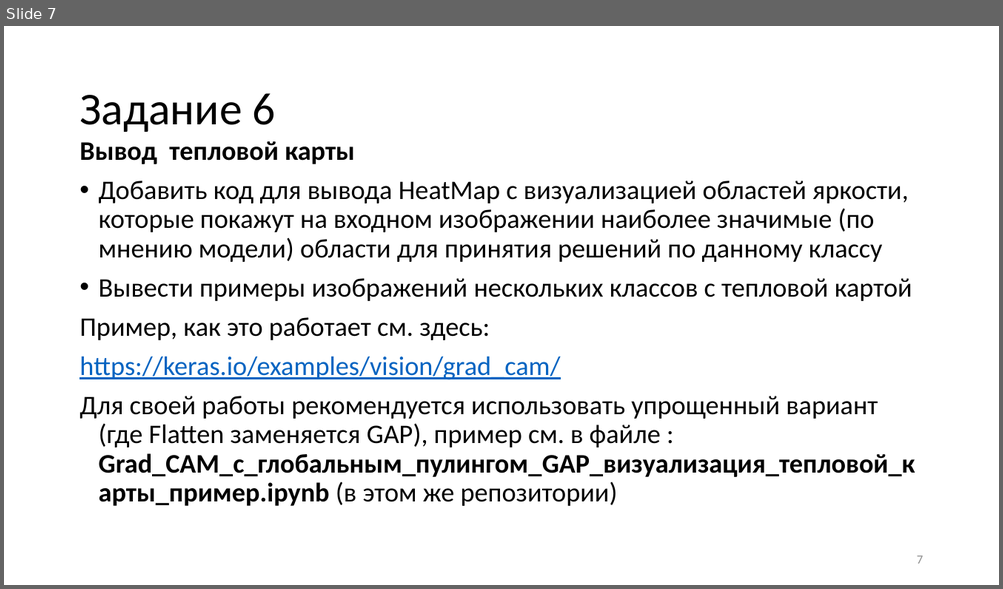
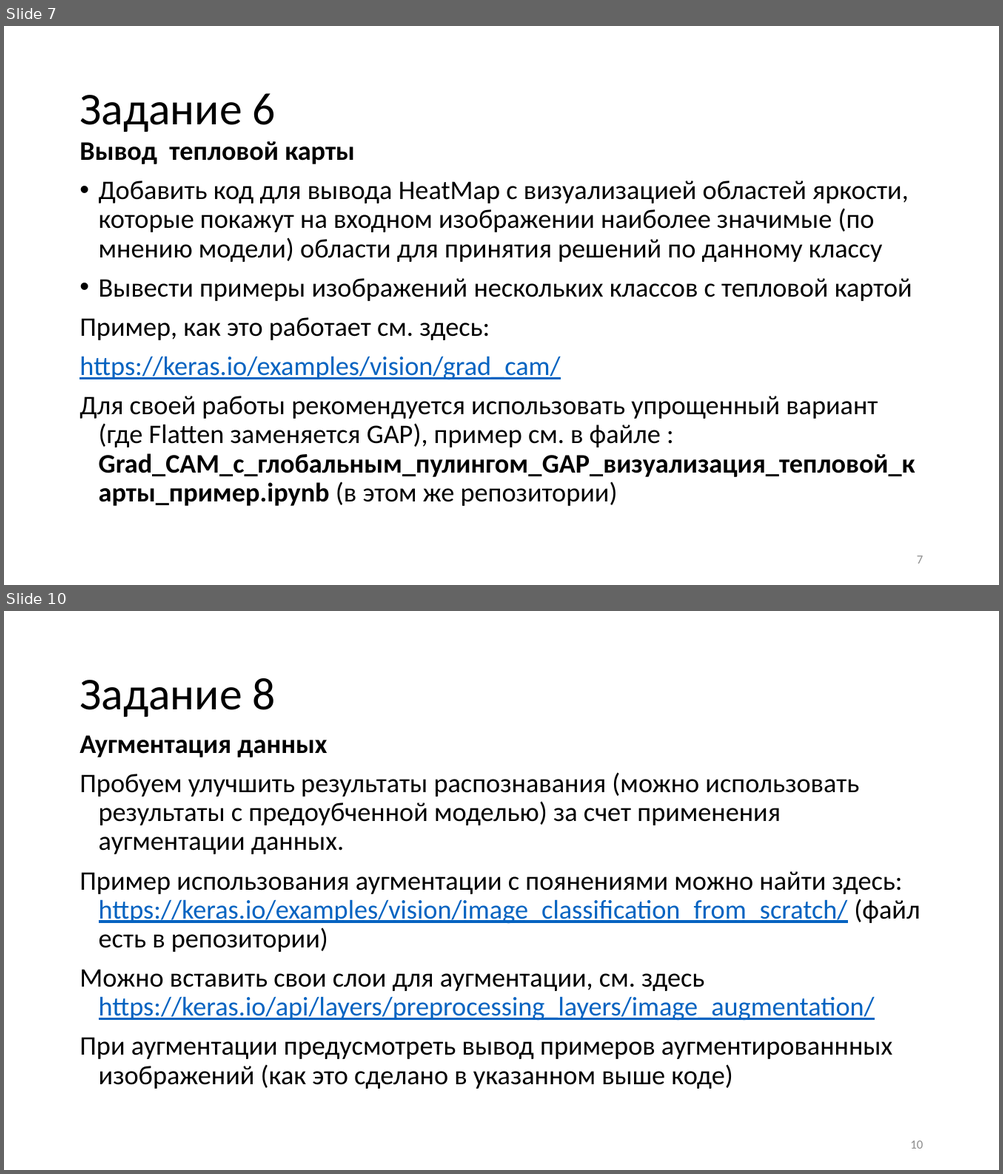
Before and after one commit to itc202/praktik, a slide deck: Нейросети_2024_практические_less2.pptx. Shown one above the other, each under a label of ours: slide 7 before the commit, slides 7 and 10 after it; the slides between them are not shown. The pictures are 1003x589 and 1003x1174 pixels, drawn with LibreOffice and Linux fonts; fonts in the diff are those of the drawing. Boxes give left, top, right and bottom in pixels: in the first picture for what was removed or moved away, otherwise in the second. Text is boxed around its words. In the diff, an @@ line names an element or a change of style, - is before the commit and + after.

```diff
--- a/Нейросети_2024_практические_less2.pptx
+++ b/Нейросети_2024_практические_less2.pptx
@@ slide 10 added at <box>4,611,999,1170</box>, background #FFFFFF @@
@@ title added at <box>79,678,276,717</box>, 44 pt, text #000000 @@
+Задание 8
@@ text added at <box>79,735,919,1089</box>, 25.9 pt, text #000000 @@
+Аугментация данных
+Пробуем улучшить результаты распознавания (можно использовать результаты с предоубченной моделью) за счет применения аугментации данных.
+Пример использования аугментации с поянениями можно найти здесь: https://keras.io/examples/vision/image_classification_from_scratch/ (файл есть в репозитории)
+Можно вставить свои слои для аугментации, см. здесь https://keras.io/api/layers/preprocessing_layers/image_augmentation/
+При аугментации предусмотреть вывод примеров аугментированнных изображений (как это сделано в указанном выше коде)
@@ page number added at <box>910,1141,922,1149</box>, 12 pt, text #8C8C8C @@
+10
```
Also in this commit, not shown: 3 other slides added.
